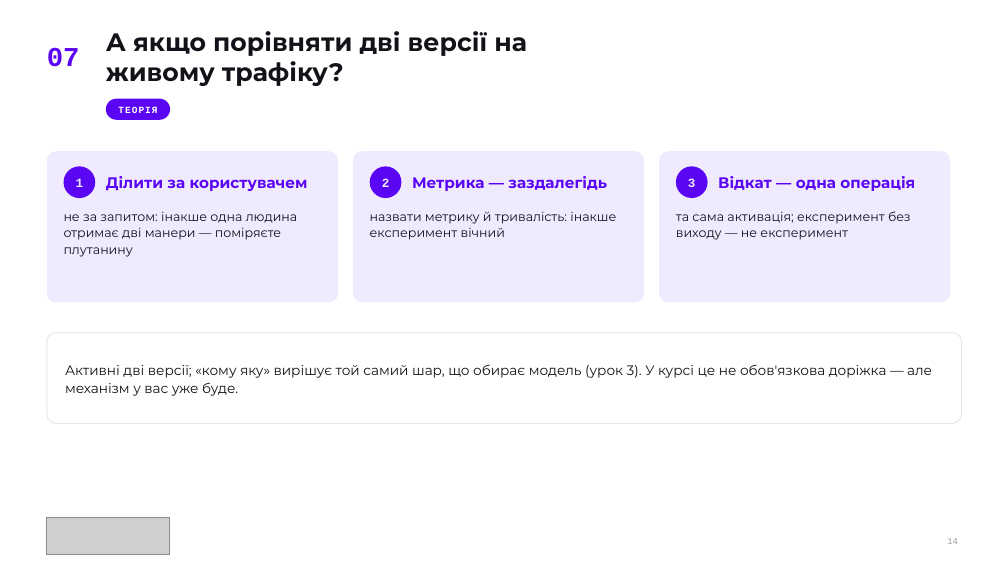
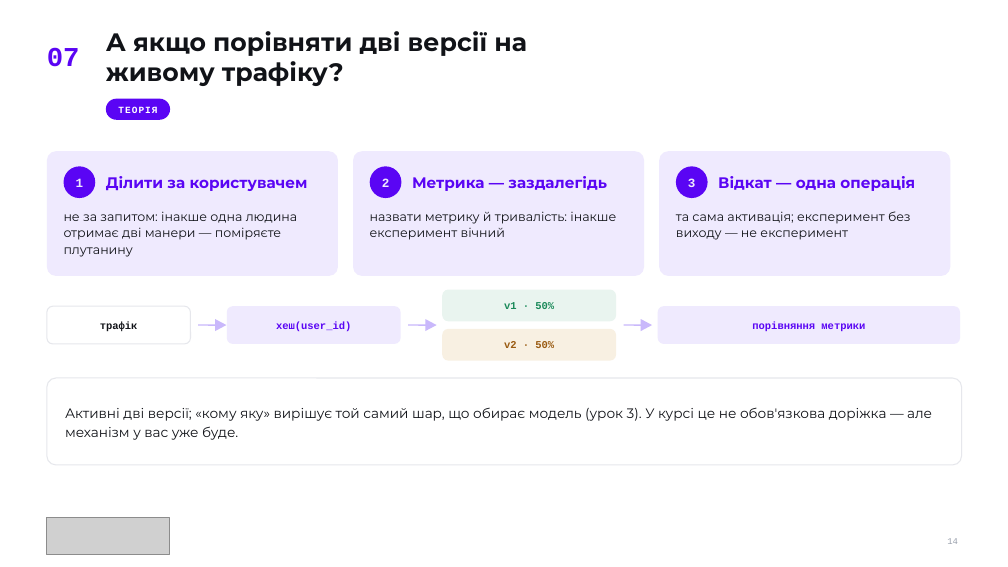
Before and after one commit to TarasFedorenkoFTV/llmops-bootcamp, a slide deck: slide 14 of docs/decks/L02.pptx. Drawn at 1008x567 pixels with LibreOffice and Linux fonts; fonts in the diff are those of the drawing; grey boxes stand for pictures. Boxes give left, top, right and bottom in pixels: in the first picture for what was removed or moved away, otherwise in the second. Text is boxed around its words. In the diff, an @@ line names an element or a change of style, - is before the commit and + after.

```diff
--- a/docs/decks/L02.pptx
+++ b/docs/decks/L02.pptx
@@ rounded rectangle: place and size @@
-rounded rectangle at [47, 151, 338, 302]
+rounded rectangle at [47, 151, 338, 276]
@@ rounded rectangle: place and size @@
-rounded rectangle at [353, 151, 644, 302]
+rounded rectangle at [353, 151, 644, 276]
@@ rounded rectangle: place and size @@
-rounded rectangle at [659, 151, 951, 302]
+rounded rectangle at [659, 151, 951, 276]
@@ rounded rectangle added at [442, 290, 616, 321], fill #E9F4EF @@
@@ rounded rectangle added at [47, 306, 191, 344], fill #FFFFFF, outline #E6E7EC 1 pt @@
@@ text added at [100, 322, 138, 332], 10 pt, text #111318, bold @@
+трафік
@@ line added from (198, 325) to (218, 325), #C9B8FB 1.25 pt @@
@@ triangle added at [215, 319, 226, 331], fill #C9B8FB @@
@@ rounded rectangle added at [227, 306, 401, 344], fill #EFEAFE @@
@@ text added at [276, 322, 351, 331], 10 pt, text #5A05F4, bold @@
+хеш(user_id)
@@ line added from (408, 325) to (428, 325), #C9B8FB 1.25 pt @@
@@ triangle added at [425, 319, 437, 331], fill #C9B8FB @@
@@ rounded rectangle added at [442, 329, 616, 361], fill #F8F0E2 @@
@@ text added at [504, 302, 554, 309], 10 pt, text #1B8A5A, bold @@
+v1 · 50%
@@ line added from (624, 325) to (644, 325), #C9B8FB 1.25 pt @@
@@ triangle added at [641, 319, 652, 331], fill #C9B8FB @@
@@ rounded rectangle added at [658, 306, 960, 344], fill #EFEAFE @@
@@ text added at [752, 322, 865, 331], 10 pt, text #5A05F4, bold @@
+порівняння метрики
@@ text added at [504, 341, 554, 348], 10 pt, text #9A5B12, bold @@
+v2 · 50%
@@ proportions changed in 4 elements at [47, 151, 338, 276], [353, 151, 644, 276], [659, 151, 951, 276], [47, 378, 962, 465] @@
@@ rounded rectangle: place and size @@
-rounded rectangle at [47, 333, 962, 423]
+rounded rectangle at [47, 378, 962, 465]
@@ text "Активні дві версії; «кому яку» ...": place and size @@
-text "Активні дві версії; «кому яку» ..." at [65, 364, 932, 396]
+text "Активні дві версії; «кому яку» ..." at [65, 407, 932, 440]
```
Also in this commit, not shown: 7 other files.
